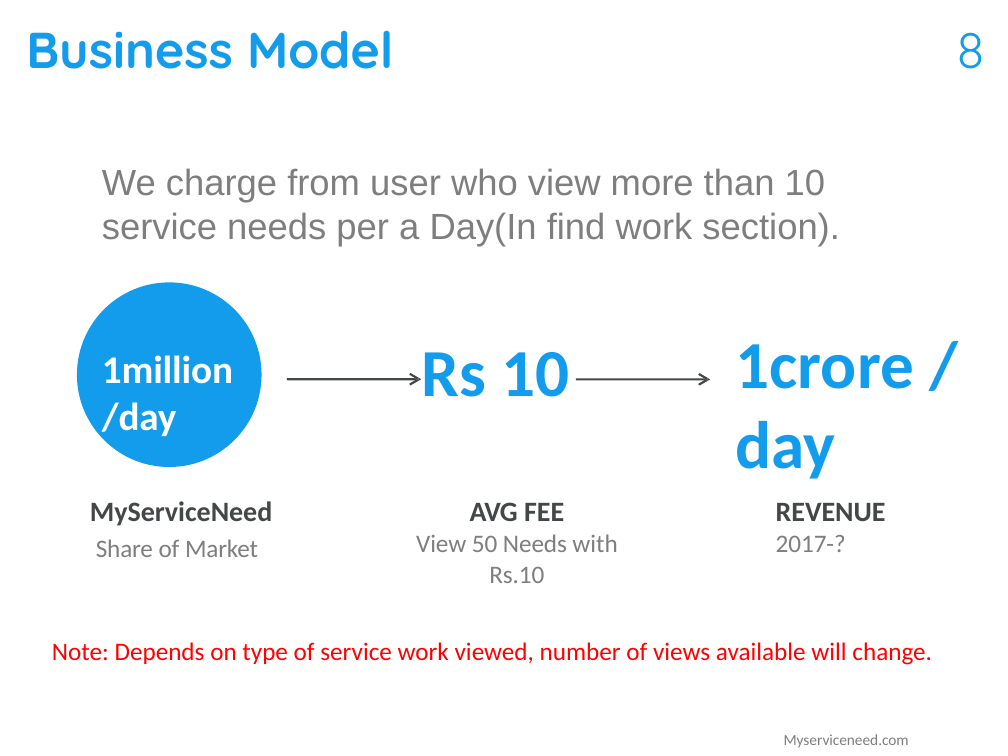
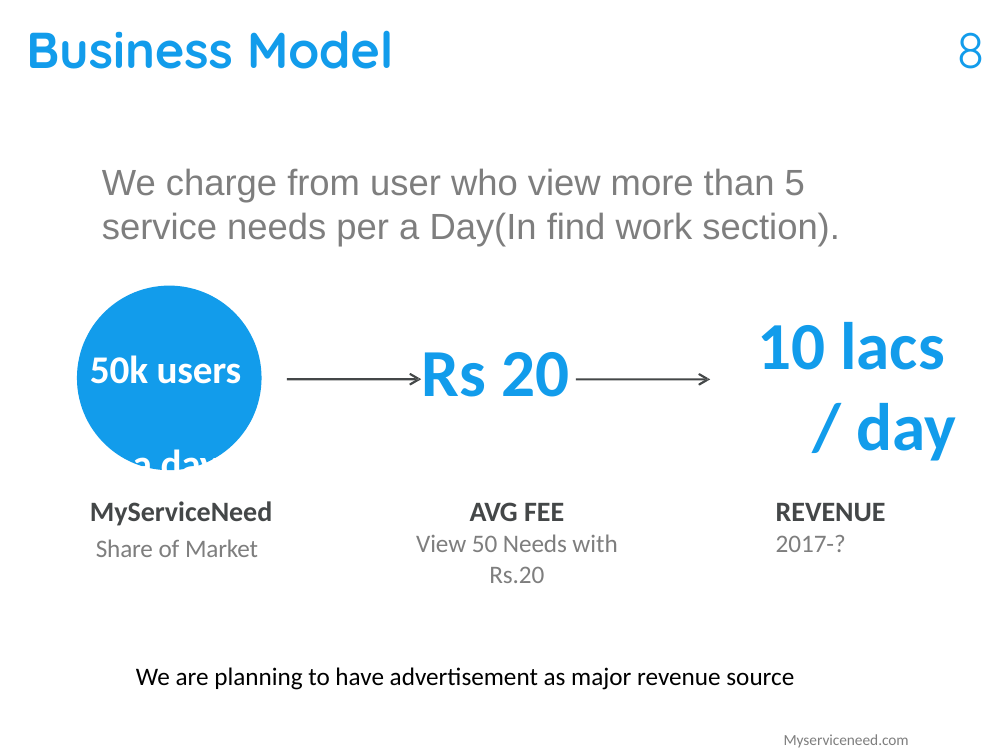
Before and after one commit to chaithu563/myserviceneed, a slide deck: slide 8 of service_images/startuppitch/myservicenned_pitch.pptx. Drawn at 1008x756 pixels with LibreOffice and Linux fonts; fonts in the diff are those of the drawing. Boxes give left, top, right and bottom in pixels: in the first picture for what was removed or moved away, otherwise in the second. Text is boxed around its words. In the diff, an @@ line names an element or a change of style, - is before the commit and + after.

Commit message:
new services added

```diff
--- a/service_images/startuppitch/myservicenned_pitch.pptx
+++ b/service_images/startuppitch/myservicenned_pitch.pptx
@@ text at box(102, 168, 839, 246): text changed @@
-We charge from user who view more than 10 service needs per a Day(In find work section).
+We charge from user who view more than 5 service needs per a Day(In find work section).
@@ freeform shape at box(77, 285, 261, 470): outline redrawn @@
@@ text at box(757, 322, 956, 461): text changed @@
-1crore /day
+10 lacs / day
@@ text at box(90, 355, 242, 470): text changed @@
-1million/day
+50k users / a day
@@ text at box(421, 352, 569, 397): text changed @@
-Rs 10
+Rs 20
@@ text at box(416, 534, 617, 583): text changed @@
-View 50 Needs with Rs.10
+View 50 Needs with Rs.20
@@ text removed at box(52, 642, 932, 665) @@
-Note: Depends on type of service work viewed, number of views available will change.
@@ text added at box(136, 667, 794, 690), 18 pt, text #000000 @@
+We are planning to have advertisement as major revenue source
```
Also in this commit, not shown: 2 other slides changed, 9 other files.
